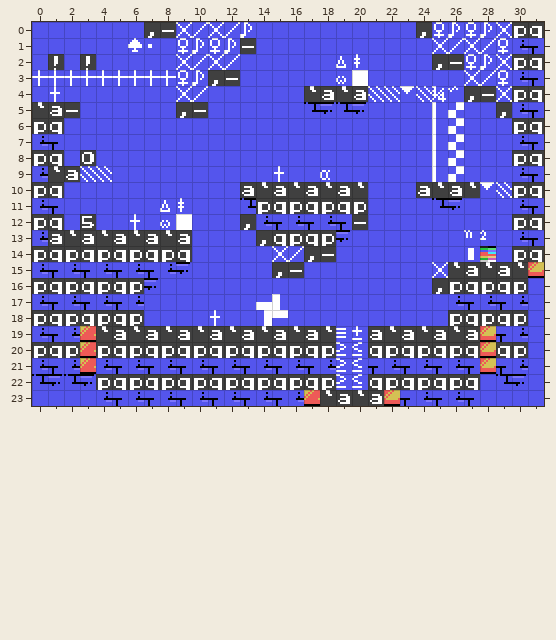
An edit to a level. Tiled map, games/stevedore/maps/stage_11.tmx. The picture above was drawn from the file before the commit.
Cells are 8x8 px. Shown: x 0..31, y 0..23.
The same view after the edit:
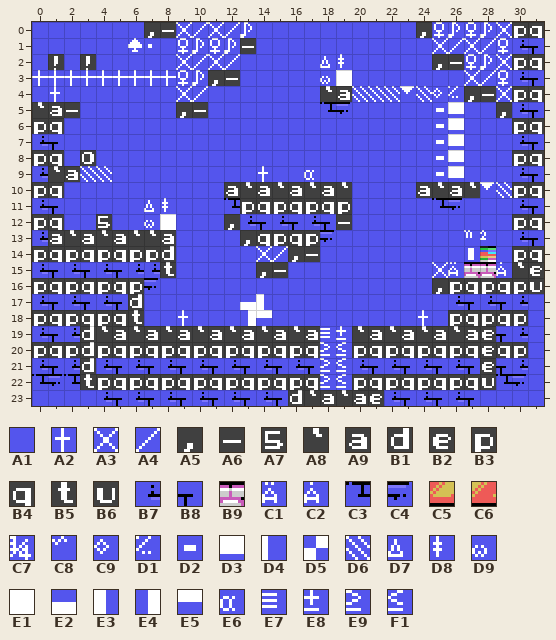
Key: from "charset": A1 0, A2 16, A3 28, A4 29, A5 44, A6 45, A7 53, A8 96, A9 97, B1 100, B2 101, B3 112, B4 113, B5 116, B6 117, B7 128, B8 129, B9 138, C1 142, C2 143, C3 144, C4 145, C5 148, C6 149, C7 186, C8 187, C9 188, D1 189, D2 196, D3 197, D4 198, D5 199, D6 204, D7 216, D8 217, D9 218, E1 219, E2 220, E3 221, E4 222, E5 223, E6 224, E7 240, E8 241, E9 242, F1 243.
__ is an empty cell.
Tiles replaced or removed in this view: A1, A2, A3, A4, A5, A6, A7, A8, A9, B3, B4, B7, B8, C3, C4, C5, C6, C7, C8, D4, D5, D7, D8, D9, E1, E2, E3, E4, E5, E6, E7, E8, E9, F1.
Commit: Charset improvements (wood, ship) New stages (draft!)
The edit:
Changed rows in their new state; .. is an unchanged cell.
Layer "Capa de Patrones 1":
first column x 3:
 2 .. .. .. .. .. .. .. .. .. .. .. .. .. .. .. D7 D8 A1 .. .. .. .. .. .. .. .. .. .. ..
 3 .. .. .. .. .. .. .. .. .. .. .. .. .. .. .. D9 E1 A1 .. .. .. .. .. .. .. .. .. .. ..
 4 .. .. .. .. .. .. .. .. .. .. .. .. .. .. A1 A8 A9 D6 .. .. .. .. C9 D1 .. .. .. .. ..
 5 .. .. .. .. .. .. .. .. .. .. .. .. .. .. A1 C3 C4 A1 .. .. .. .. D2 D3 .. .. .. .. ..
 6 .. .. .. .. .. .. .. .. .. .. .. .. .. .. .. .. .. .. .. .. .. .. D2 D3 .. .. .. .. ..
 7 .. .. .. .. .. .. .. .. .. .. .. .. .. .. .. .. .. .. .. .. .. .. D2 D3 .. .. .. .. ..
 8 .. .. .. .. .. .. .. .. .. .. .. .. .. .. .. .. .. .. .. .. .. .. D2 D3 .. .. .. .. ..
 9 .. .. .. .. .. .. .. .. .. .. .. A2 A1 .. E6 A1 .. .. .. .. .. .. D2 D3 .. .. .. .. ..
10 .. .. .. .. .. .. .. .. .. A9 A8 A9 A8 A9 A8 A9 A8 A1 .. .. .. .. .. .. .. .. .. .. ..
11 .. .. .. .. D7 D8 A1 .. .. C3 B3 B4 B3 B4 B3 B4 B3 A1 .. .. .. .. .. .. .. .. .. .. ..
12 A1 A7 .. A1 D9 E1 A1 .. .. A5 B7 B8 B7 B8 B7 B8 A6 A1 .. .. .. .. .. .. .. .. .. .. ..
13 .. .. .. .. A8 A9 A1 .. .. .. A5 B4 B3 B4 B3 C4 A1 .. .. .. .. .. .. .. .. .. .. .. ..
14 .. .. .. .. B3 B1 A1 .. .. .. .. A3 A4 A5 A6 A1 .. .. .. .. .. .. .. .. .. .. .. .. ..
15 .. .. .. .. B7 B5 A1 .. .. .. .. A5 A6 A1 .. .. .. .. .. .. .. .. .. C1 B9 B9 C2 .. B2
16 .. .. .. .. .. .. .. .. .. .. .. .. .. .. .. .. .. .. .. .. .. .. .. .. .. .. .. .. B6
17 .. .. .. B1 .. .. .. .. .. .. E2 E3 A1 .. .. .. .. .. .. .. .. .. .. .. .. .. .. .. ..
18 .. .. .. B5 .. .. A2 .. A1 .. E4 E5 A1 .. .. .. .. .. .. .. .. A2 .. .. .. .. .. .. ..
19 B1 .. .. .. .. .. .. .. .. .. .. .. .. .. .. E7 E8 A8 .. .. .. .. .. .. .. B2 .. .. ..
20 B1 .. .. .. .. .. .. .. .. .. .. .. .. .. .. E9 F1 B3 .. .. .. .. .. .. .. B2 .. .. ..
21 B1 .. .. .. .. .. .. .. .. .. .. .. .. .. .. E9 F1 B7 .. .. .. .. .. .. .. B2 .. .. ..
22 B5 .. .. .. .. .. .. .. .. .. .. .. .. .. .. E9 F1 B3 .. .. .. .. .. .. .. B6 .. .. ..
23 .. .. .. .. .. .. .. .. .. .. .. .. .. B1 A8 A9 A8 A9 B2 B7 .. .. .. .. .. .. .. .. ..
